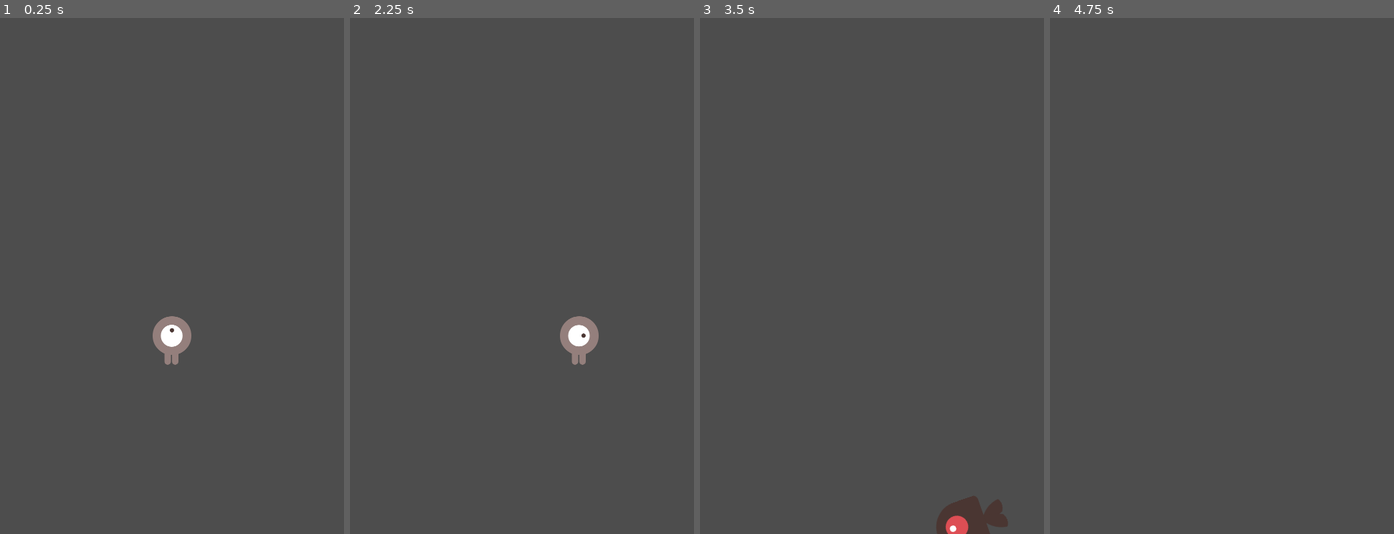
Above: before the commit, frames 1-4 (left to right).
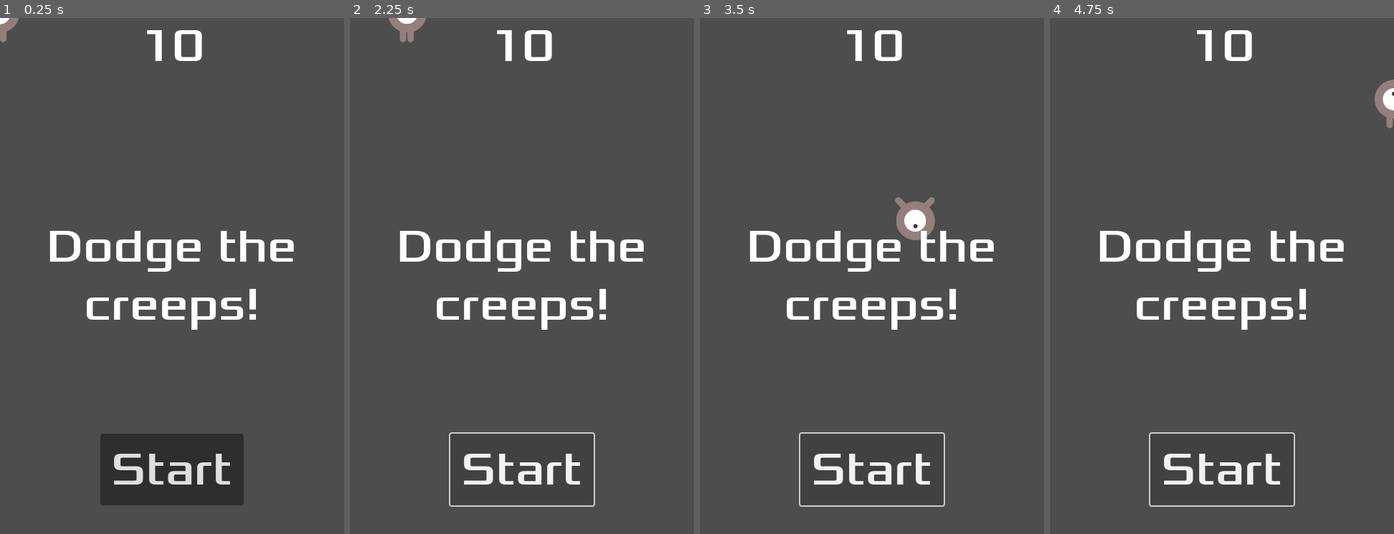
Above: after the commit, the same moments.

Repository: sofiane51520/dodgeTheCreeps
Game: Godot game, scene res://Main.tscn
Same seed, same stepped clock (60 frames per second), same inputs: the game is played once before the commit and once after it.
Inputs (mouse positions are in pixels of both pictures, inside the frame that each line leads up to):
- Up to frame 1 (0.25 s): no input
- Up to frame 2 (2.25 s): click (522, 472) at 0.5 s, where only the run after the commit has a clickable "Start"; click (522, 472) at 1.25 s, where only the run after the commit has a clickable "Start"; tap Enter at 2 s; hold D (move_right) from 2.03 s (still down)
- Up to frame 3 (3.5 s): release D (move_right) at 2.78 s; hold S (move_down) from 2.78 s (still down)
- Up to frame 4 (4.75 s): release S (move_down) at 3.53 s; hold D (move_right) 3.53-4.28 s; hold W (move_up) from 4.28 s (still down)

The runs differ from the first frame. In frame 1, 9.9% of the frame differs, in the area x 0-86%, y 0-95%; in frame 2, 5.5%; in frame 3, 6.3%; in frame 4, 4.9%.
Error after the commit: Parse Error: Expected indented block after function declaration. (res://Main.gd:7)

Commit message:
ADD: HUD

Diff:
--- /dev/null
+++ b/HUD.gd
@@ -0,0 +1,40 @@
+extends CanvasLayer
+
+# Notifies `Main` node that the button has been pressed
+signal start_game
+
+
+# Called when the node enters the scene tree for the first time.
+func _ready():
+	pass # Replace with function body.
+
+
+# Called every frame. 'delta' is the elapsed time since the previous frame.
+func _process(delta):
+	pass
+
+func show_message(text):
+	$Message.text = text
+	$Message.show()
+	$MessageTimer.start()
+
+func show_game_over():
+	show_message("Game Over")
+	# Wait until the MessageTimer has counted down.
+	await $MessageTimer.timeout
+
+	$Message.text = "Dodge the\nCreeps!"
+	$Message.show()
+	# Make a one-shot timer and wait for it to finish.
+	await get_tree().create_timer(1.0).timeout
+	$StartButton.show()
+
+func update_score(score):
+	$ScoreLabel.text = str(score)
+
+func _on_start_button_pressed():
+	$StartButton.hide()
+	start_game.emit()
+
+func _on_message_timer_timeout():
+	$Message.hide()
--- /dev/null
+++ b/HUD.tscn
@@ -0,0 +1,60 @@
+[gd_scene load_steps=3 format=3 uid="uid://orcl5hh50tsw"]
+
+[ext_resource type="Script" path="res://HUD.gd" id="1_3v315"]
+[ext_resource type="FontFile" uid="uid://c1nsbg2xaf4j5" path="res://fonts/Xolonium-Regular.ttf" id="2_p2185"]
+
+[node name="HUD" type="CanvasLayer"]
+script = ExtResource("1_3v315")
+
+[node name="ScoreLabel" type="Label" parent="."]
+anchors_preset = 5
+anchor_left = 0.5
+anchor_right = 0.5
+offset_left = -45.0
+offset_right = 45.0
+offset_bottom = 81.0
+grow_horizontal = 2
+theme_override_fonts/font = ExtResource("2_p2185")
+theme_override_font_sizes/font_size = 64
+text = "10"
+
+[node name="Message" type="Label" parent="."]
+anchors_preset = 8
+anchor_left = 0.5
+anchor_top = 0.5
+anchor_right = 0.5
+anchor_bottom = 0.5
+offset_left = -225.0
+offset_top = -81.0
+offset_right = 225.0
+offset_bottom = 81.0
+grow_horizontal = 2
+grow_vertical = 2
+theme_override_fonts/font = ExtResource("2_p2185")
+theme_override_font_sizes/font_size = 64
+text = "Dodge the creeps!"
+horizontal_alignment = 1
+vertical_alignment = 1
+autowrap_mode = 2
+
+[node name="StartButton" type="Button" parent="."]
+anchors_preset = 7
+anchor_left = 0.5
+anchor_top = 1.0
+anchor_right = 0.5
+anchor_bottom = 1.0
+offset_left = -100.0
+offset_top = -140.0
+offset_right = 100.0
+offset_bottom = -40.0
+grow_horizontal = 2
+grow_vertical = 0
+size_flags_horizontal = 4
+size_flags_vertical = 6
+theme_override_fonts/font = ExtResource("2_p2185")
+theme_override_font_sizes/font_size = 64
+text = "Start"
+
+[node name="MessageTimer" type="Timer" parent="."]
+wait_time = 2.0
+one_shot = true
--- a/Main.gd
+++ b/Main.gd
@@ -5,7 +5,7 @@
 
 # Called when the node enters the scene tree for the first time.
 func _ready():
-	new_game()
+	#new_game()
 
 
 # Called every frame. 'delta' is the elapsed time since the previous frame.
@@ -15,14 +15,18 @@
 func game_over():
 	$ScoreTimer.stop()
 	$MobTimer.stop()
+	$HUD.show_game_over()
 
 func new_game():
 	score = 0
 	$Player.start($StartPosition.position)
 	$StartTimer.start()
+	$HUD.update_score(score)
+	$HUD.show_message("Get Ready")
 
 func _on_score_timer_timeout():
 	score += 1
+	$HUD.update_score(score)
 
 func _on_start_timer_timeout():
 	$MobTimer.start()
@@ -52,3 +56,7 @@
 
 	# Spawn the mob by adding it to the Main scene.
 	add_child(mob)
+
+
+func _on_hud_start_game():
+	new_game()
--- a/Main.tscn
+++ b/Main.tscn
@@ -1,8 +1,9 @@
-[gd_scene load_steps=5 format=3 uid="uid://oqnahblfjnxx"]
+[gd_scene load_steps=6 format=3 uid="uid://oqnahblfjnxx"]
 
 [ext_resource type="Script" path="res://Main.gd" id="1_hf08v"]
 [ext_resource type="PackedScene" uid="uid://cxbg480pnp15o" path="res://Mob.tscn" id="2_knmcr"]
 [ext_resource type="PackedScene" uid="uid://cxh1ndgy6w4g4" path="res://Player.tscn" id="3_00ikv"]
+[ext_resource type="PackedScene" uid="uid://orcl5hh50tsw" path="res://HUD.tscn" id="4_otfsv"]
 
 [sub_resource type="Curve2D" id="Curve2D_hmmnb"]
 _data = {
@@ -33,7 +34,10 @@
 
 [node name="MobSpawnLocation" type="PathFollow2D" parent="MobPath"]
 
+[node name="HUD" parent="." instance=ExtResource("4_otfsv")]
+
 [connection signal="hit" from="Player" to="." method="game_over"]
 [connection signal="timeout" from="MobTimer" to="." method="_on_mob_timer_timeout"]
 [connection signal="timeout" from="ScoreTimer" to="." method="_on_score_timer_timeout"]
 [connection signal="timeout" from="StartTimer" to="." method="_on_start_timer_timeout"]
+[connection signal="start_game" from="HUD" to="." method="_on_hud_start_game"]
